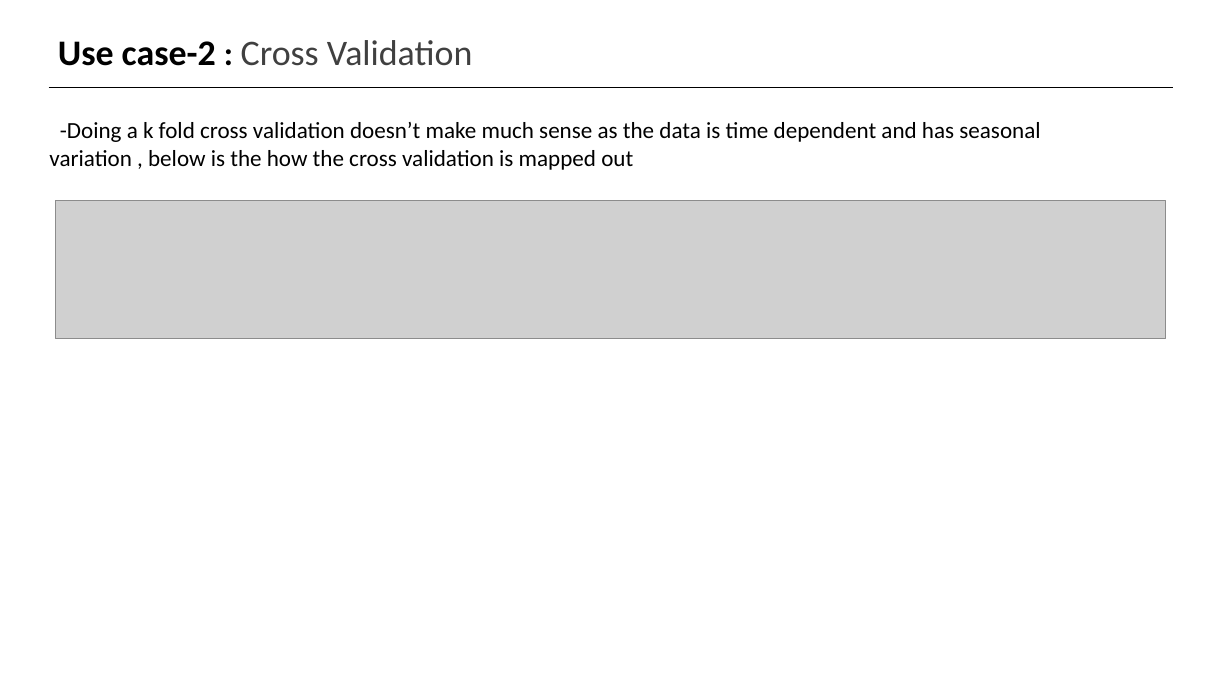
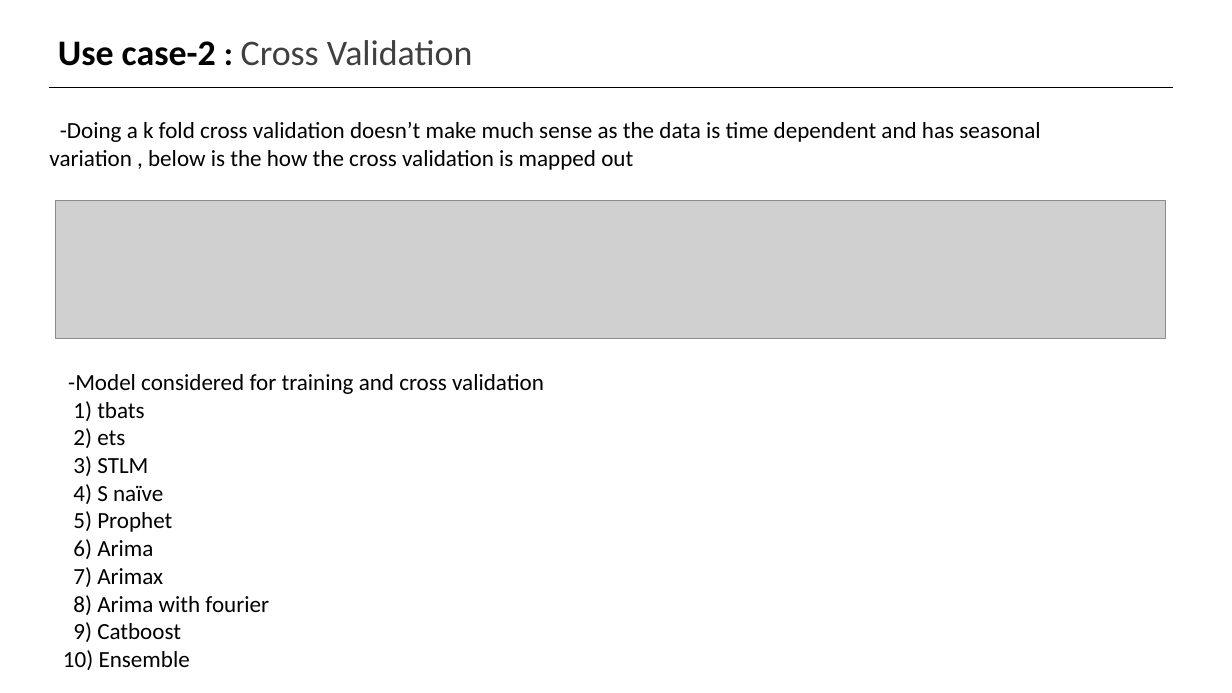
Before and after one commit to absingh2019/tsjet, a slide deck: slide 7 of presentation.pptx. Drawn at 1232x693 pixels with LibreOffice and Linux fonts; fonts in the diff are those of the drawing; grey boxes stand for pictures. Boxes give left, top, right and bottom in pixels: in the first picture for what was removed or moved away, otherwise in the second. Text is boxed around its words. In the diff, an @@ line names an element or a change of style, - is before the commit and + after.

Commit message:
some changes

```diff
--- a/presentation.pptx
+++ b/presentation.pptx
@@ text added at (x1=63, y1=374, x2=544, y2=670), 18 pt, text #000000 @@
+-Model considered for training and cross validation
+1) tbats
+2) ets
+3) STLM
+4) S naïve
+5) Prophet
+6) Arima
+7) Arimax
+8) Arima with fourier
+9) Catboost
+10) Ensemble
```
